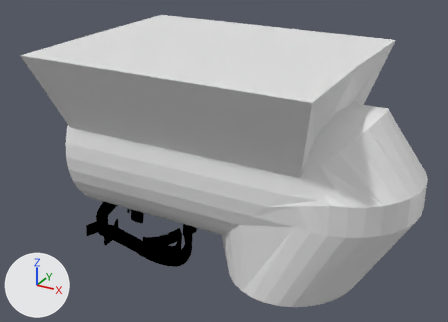
Before and after pictures for a commit that changed the Blender file design/pipe cap/blend.blend.
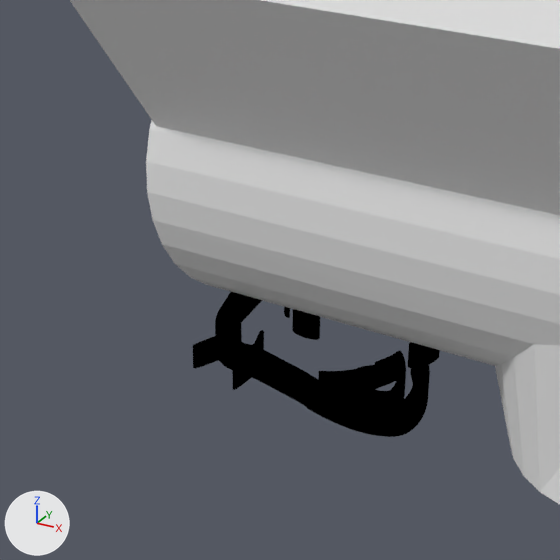
Old and new are each drawn whole from a camera (50 mm lens) standing at (0.0262, -0.0676, 0.0334) and looking at (-0.0102, -0.0016, 0.0003) and again close up on the part from 0% to 56% of the width and 22% to 100% of the height. The axes (+X, +Y, +Z) are drawn at lower left. The lights are the same throughout.

Objects in the first close-up: 'Elbow Joint', 'path3544'.
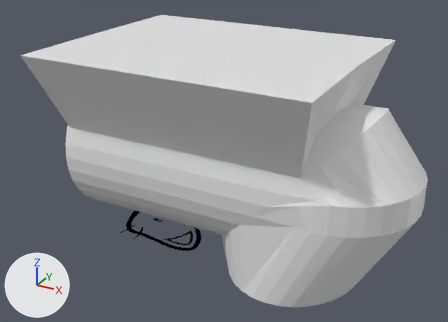
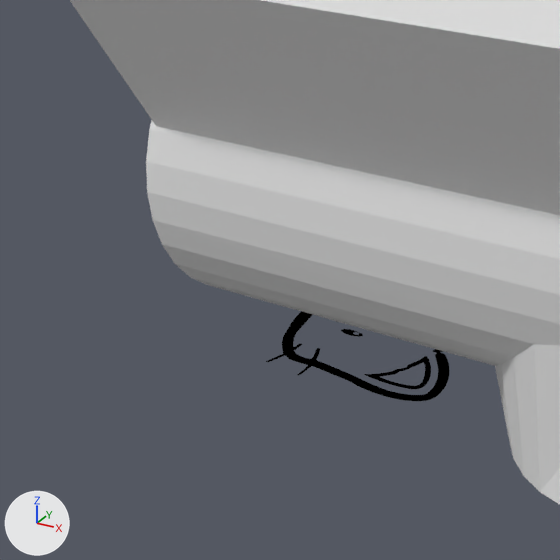
What differs and where, as boxes (x1, y1, x2, y2) in the close-ups (560 x 560 px):
'path3544', reshaped, moved, turned, rescaled: before (193, 292, 440, 437); after (266, 311, 449, 401)

The change, as a diff of the scene's bpy script:
```diff
--- a/design/pipe cap/blend.blend.py
+++ b/design/pipe cap/blend.blend.py
@@ cu_path3544 @@
 cu_path3544.materials.append(mat_svgmat_004)
-cu_path3544.extrude = 0.0025
 cu_path3544.fill_mode = 'BOTH'
@@ ob_path3544 @@
 ob_path3544 = bpy.data.objects.new('path3544', cu_path3544)
-ob_path3544.location = (-0.03019, 0.00998, -0.01027)
-ob_path3544.rotation_euler = (-0.094, 0.00558, -158.6)  # degrees (-5.4, 0.3, 273)
-ob_path3544.scale = (0.337, 0.337, 0.337)
+ob_path3544.location = (-0.02559, 0.00778, -0.01106)
+ob_path3544.rotation_euler = (-0.00359, 0.000191, 4.712)  # degrees (-0.2, 0, 270)
+ob_path3544.scale = (0.262, 0.262, 0.262)
 _m = ob_path3544.modifiers.new('Shrinkwrap', 'SHRINKWRAP')
```
